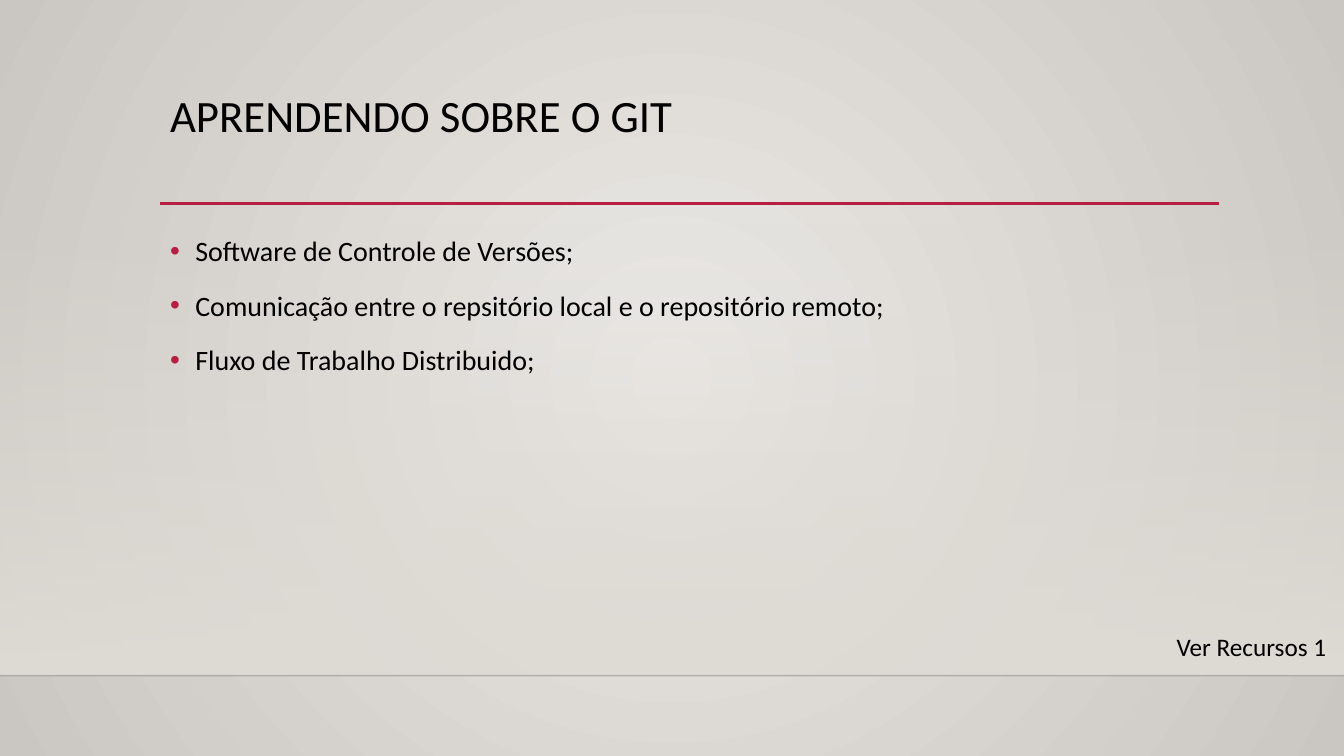
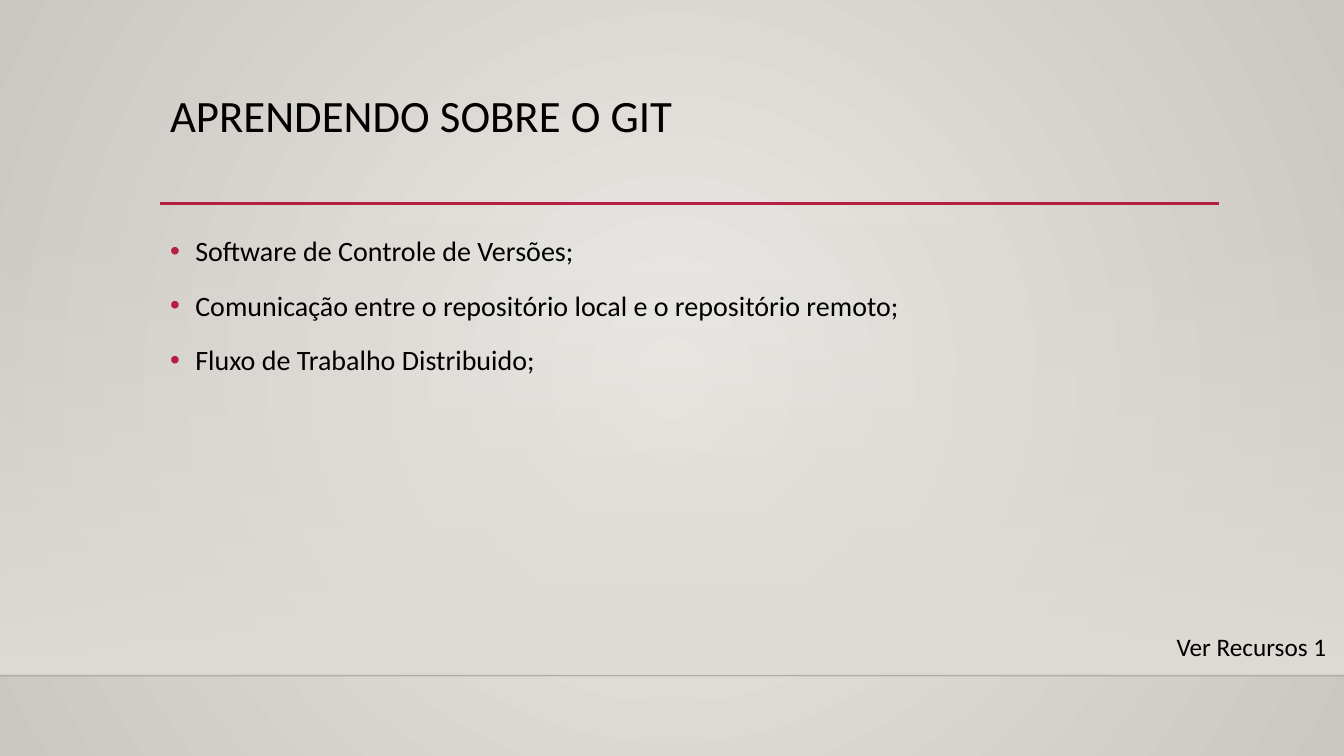
Before and after one commit to Alyssonmach/Minicurso-Git-e-GitHub, a slide deck: slide 2 of Apresentação PowerPoint/Git e Github - Apresentação.pptx. Drawn at 1344x756 pixels with LibreOffice and Linux fonts; fonts in the diff are those of the drawing; background and template pictures are left out. Boxes give left, top, right and bottom in pixels: in the first picture for what was removed or moved away, otherwise in the second. Text is boxed around its words. In the diff, an @@ line names an element or a change of style, - is before the commit and + after.

```diff
--- a/Apresentação PowerPoint/Git e Github - Apresentação.pptx
+++ b/Apresentação PowerPoint/Git e Github - Apresentação.pptx
@@ text at [195,296,898,321]: text changed @@
-• Comunicação entre o repsitório local e o repositório remoto;
+• Comunicação entre o repositório local e o repositório remoto;
```
Also in this commit, not shown: 1 other slide changed.
